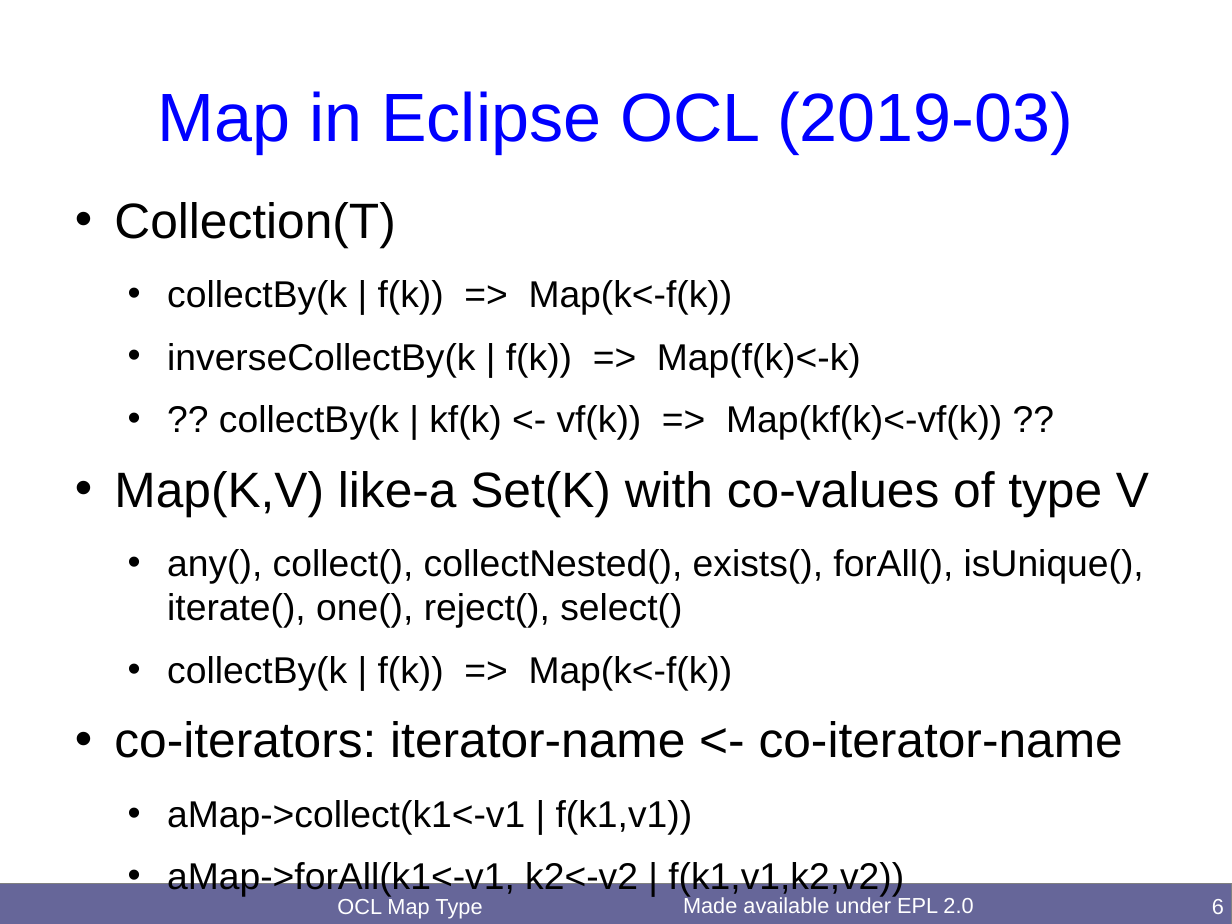
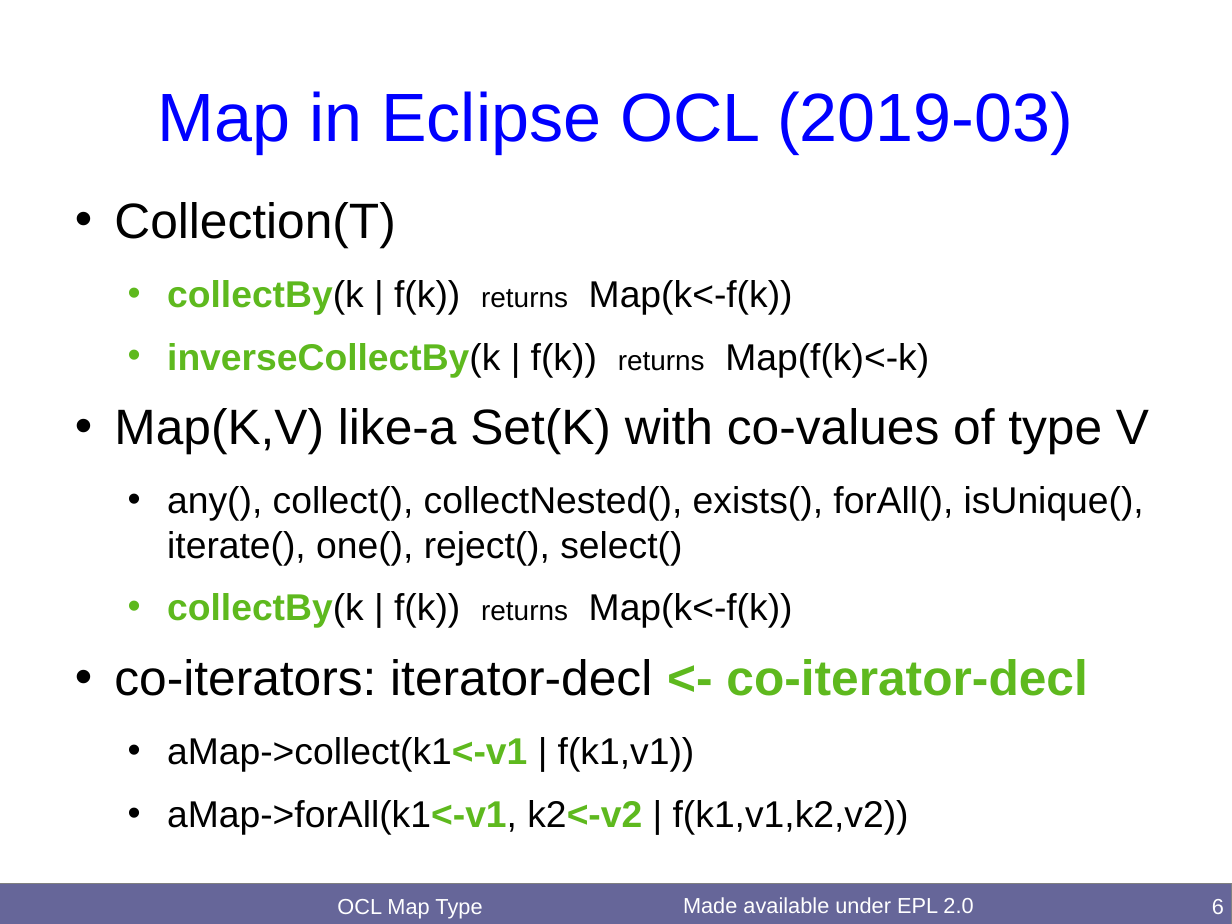
Before and after one commit to eclipse-ocl/ocl-website, a slide deck: slide 6 of ocl/docs/publications/OCL2019MapType/OCLMapType.odp. Drawn at 1232x924 pixels with LibreOffice and Linux fonts; fonts in the diff are those of the drawing. Boxes give left, top, right and bottom in pixels: in the first picture for what was removed or moved away, otherwise in the second. Text is boxed around its words. In the diff, an @@ line names an element or a change of style, - is before the commit and + after.

```diff
--- a/ocl/docs/publications/OCL2019MapType/OCLMapType.odp
+++ b/ocl/docs/publications/OCL2019MapType/OCLMapType.odp
@@ text at (167, 280, 929, 377): text changed @@
-  • collectBy(k | f(k)) => Map(k<-f(k))
-  • inverseCollectBy(k | f(k)) => Map(f(k)<-k)
-  • ?? collectBy(k | kf(k) <- vf(k)) => Map(kf(k)<-vf(k)) ??
+  • collectBy(k | f(k)) returns Map(k<-f(k))
+  • inverseCollectBy(k | f(k)) returns Map(f(k)<-k)
@@ text at (114, 593, 1087, 696): text changed @@
-  • collectBy(k | f(k)) => Map(k<-f(k))
-• co-iterators: iterator-name <- co-iterator-name
+  • collectBy(k | f(k)) returns Map(k<-f(k))
+• co-iterators: iterator-decl <- co-iterator-decl
@@ text at (167, 737, 909, 834): text colour #000000 to #5EB91E, bold on in "aMap->collect(k1<-v1", "aMap->forAll(k1<-v1, k2<-v2" @@
```
Also in this commit, not shown: 2 other slides changed, 1 slide added, 2 other files.
